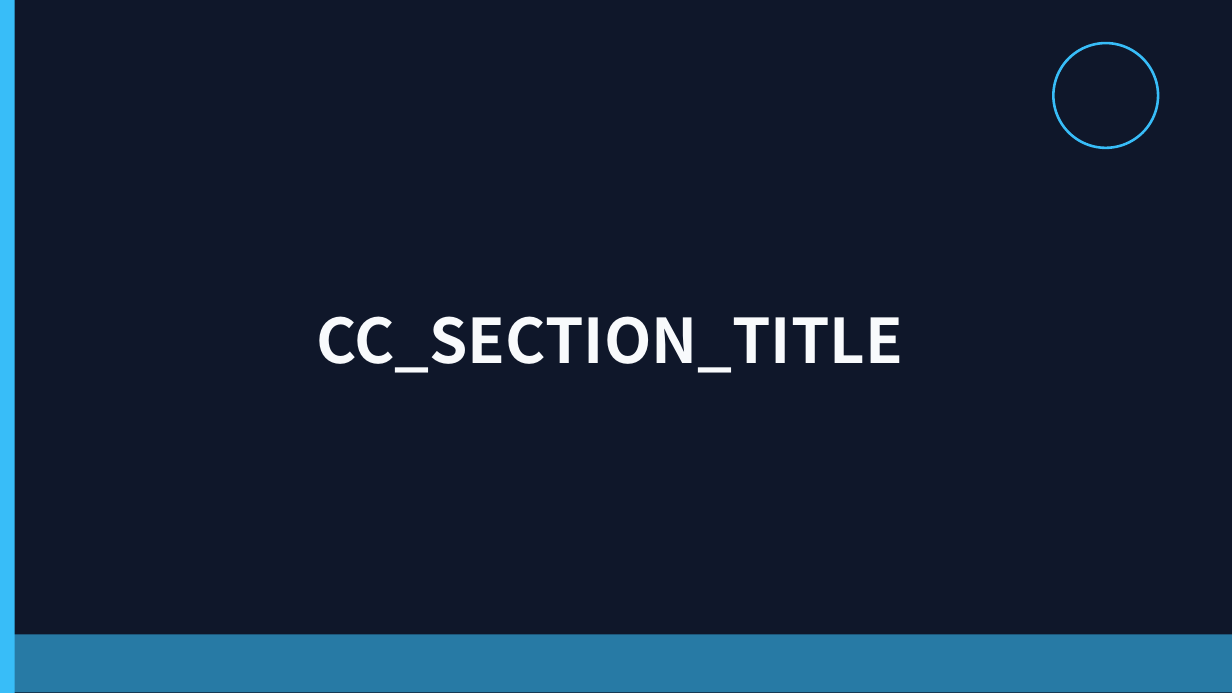
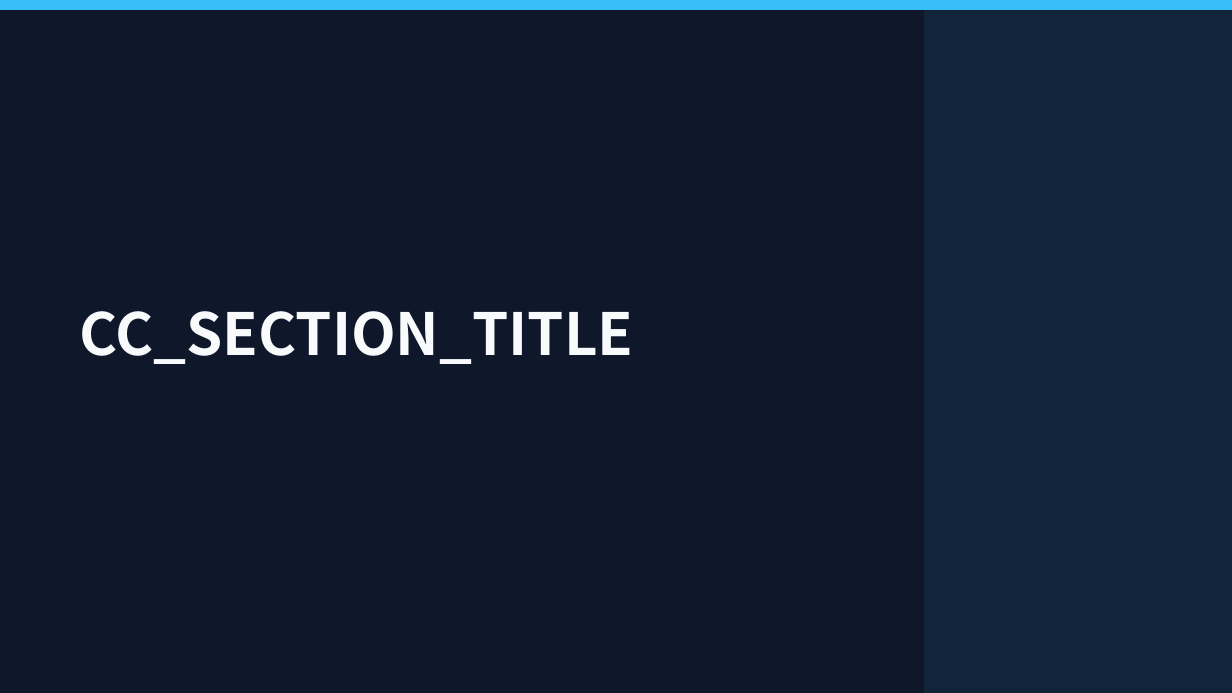
Before and after one commit to holyaugust/chartcraft, a slide deck: slide 13 of public/ppt-beautify/full/dark-modern.pptx. Drawn at 1232x693 pixels with LibreOffice and Linux fonts; fonts in the diff are those of the drawing. Boxes give left, top, right and bottom in pixels: in the first picture for what was removed or moved away, otherwise in the second. Text is boxed around its words. In the diff, an @@ line names an element or a change of style, - is before the commit and + after.

```diff
--- a/public/ppt-beautify/full/dark-modern.pptx
+++ b/public/ppt-beautify/full/dark-modern.pptx
@@ rectangle: place and size @@
-rectangle at [0, 0, 15, 692]
+rectangle at [0, 0, 1232, 10]
@@ rectangle added at [924, 10, 1232, 692], fill #38BDF8 at 8% opacity @@
@@ ellipse removed at [1053, 43, 1158, 148] @@
@@ text "CC_SECTION_TITLE": place and size @@
-text "CC_SECTION_TITLE" at [316, 316, 903, 373]
+text "CC_SECTION_TITLE" at [80, 311, 634, 364]
@@ text "CC_SECTION_TITLE" at [80, 311, 634, 364]: size 36 to 34 pt; alignment centre to left @@
@@ rectangle removed at [0, 634, 1232, 692] @@
```
Also in this commit, not shown: 12 other slides changed, 52 other files.
